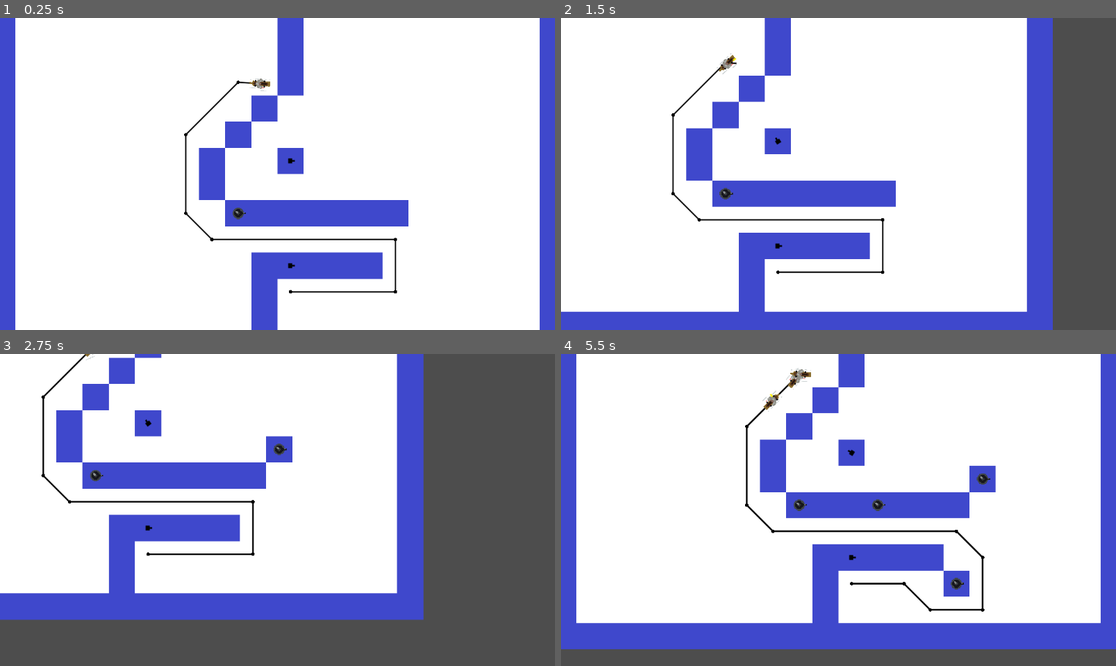
Above: before the commit, frames 1-4 (two rows, left to right).
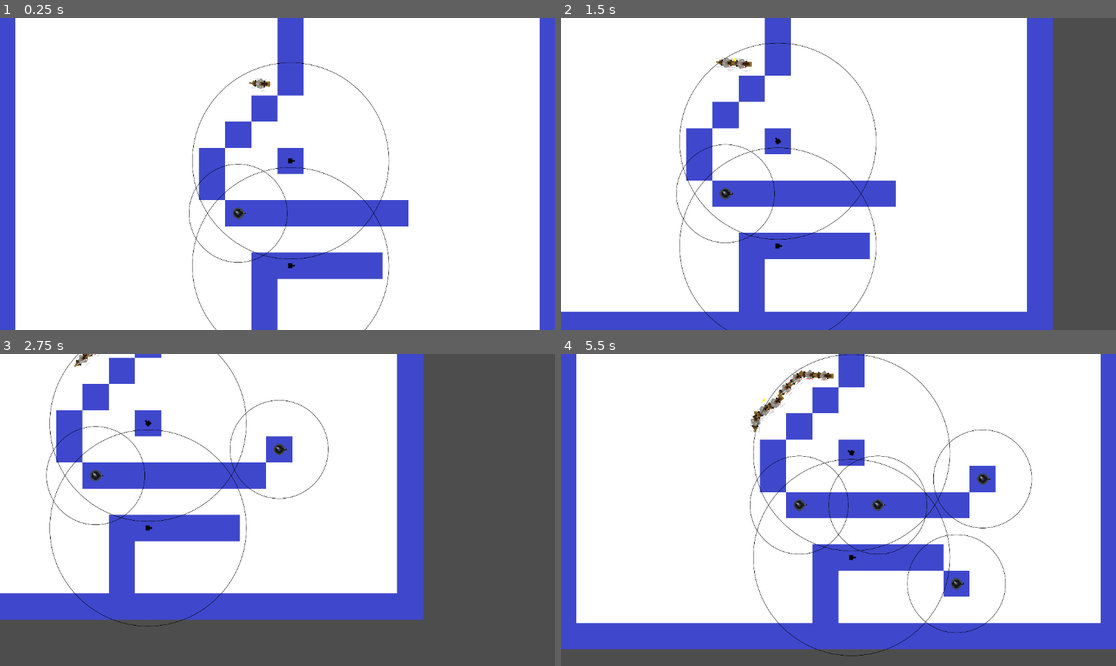
Above: after the commit, the same moments.

Repository: bartsides/TowerDefense
Game: Godot game, scene res://td.tscn
Two runs of this game, one before a commit and one after it. Both use one fixed random seed, a clock stepped at 60 frames per second and the inputs below.
Inputs (mouse positions are in pixels of both pictures, inside the frame that each line leads up to):
- Up to frame 1 (0.25 s): no input
- Up to frame 2 (1.5 s): move the mouse to (960, 158) at 0.52 s; hold D (move_right) 0.53-1.28 s; hold 1 (1) 0.53-1.28 s; tap 2 (2) at 0.8, 1.35 s; move the mouse to (727, 189) at 1.27 s; hold S (move_down) from 1.28 s (still down)
- Up to frame 3 (2.75 s): tap 3 (3) at 1.55 s; move the mouse to (333, 441) at 2.02 s; release S (move_down) at 2.03 s; hold D (move_right) from 2.03 s (still down); hold 3 (3) from 2.03 s (still down); click (333, 441) at 2.3 s
- Up to frame 4 (5.5 s): move the mouse to (810, 572) at 2.77 s; release D (move_right) at 2.78 s; release 3 (3) at 2.78 s; hold W (move_up) 2.78-3.53 s; click (810, 572) at 2.85 s; tap 1 (1) at 3.05 s; move the mouse to (1005, 556) at 3.52 s; hold 1 (1) 3.53-4.28 s; hold A (move_left) 3.53-5.03 s; tap 2 (2) at 3.8, 4.35 s; move the mouse to (672, 463) at 4.27 s; tap 3 (3) at 4.55 s; move the mouse to (866, 510) at 5.02 s; hold S (move_down) from 5.03 s (still down); hold 3 (3) from 5.03 s (still down); click (866, 510) at 5.3 s

The runs differ from the first frame. In frame 1, 1.3% of the frame differs, in the area x 33-72%, y 14-100%; in frame 2, 1.5%; in frame 3, 1.5%; in frame 4, 2.5%, in the area x 33-85%, y 0-97%.

Commit message:
Pathing enhancements
Enemies no longer backtrack to cell they are already on
Added turret range indicators

Diff:
--- a/Turrets/turret.gd
+++ b/Turrets/turret.gd
@@ -7,12 +7,14 @@
 @export var ATTACK_TIME = 1.0
 @export var DAMAGE = 3.0
 @export var BULLET_SPEED = 200.0
+@export var SHOW_RANGE = true
 
 var bullet_scene = preload("res://Turrets/Projectiles/bullet.tscn")
 var target_enemy : Enemy = null
 var coords
 var sprite : AnimatedSprite2D
 var ready_to_fire = false
+var range_thickness = .2
 
 enum AIM_STYLES { FIRST, LAST, CLOSEST, FURTHEST, STRONGEST, WEAKEST, FOCUS_FIRST, FOCUS_LAST }
 
@@ -95,3 +97,8 @@
 	$Bullets.add_child(bullet)
 	bullet.fire()
 	$AnimatedSprite2D.play("attack")
+
+func _draw():
+	if SHOW_RANGE:
+		draw_arc(Vector2.ZERO, ATTACK_RANGE, 0, 360, 100, Color.BLACK, range_thickness, true)
+		#draw_circle(position, ATTACK_RANGE, Color.AQUA)
--- a/enemy.gd
+++ b/enemy.gd
@@ -3,7 +3,7 @@
 class_name Enemy
 
 @export var SPEED = 20
-@export var DISTANCE_MARGIN = 3
+@export var DISTANCE_MARGIN = 2
 @export var TOTAL_HEALTH = 10
 
 var health_bar_thickness = 0.25
@@ -14,17 +14,18 @@
 var dead = false
 var number : int
 var half_cell_size
-var map
-var td
+var map : TileMap
+var td : TD
 var path : PackedVector2Array
 
 func is_enemy(): pass
 
 func _ready():
 	$AnimatedSprite2D.play()
+	$UpdateNavTimer.start()
 	td = get_node("/root/TD")
-	map = td.get_node("TileMap") as TileMap
-	half_cell_size = td.cell_size / 2
+	map = td.get_node("TileMap")
+	half_cell_size = td.cell_size / 2.0
 	update_nav()
 
 func _physics_process(delta):
@@ -39,16 +40,18 @@
 	draw_line(start, end, Color.RED, health_bar_thickness, true)
 
 func update_nav():
+	$UpdateNavTimer.stop()
 	var end = td.get_node("End") as Marker2D
 	var astar_grid = td.astar_grid as AStarGrid2D
 
 	var nav_start = map.local_to_map(position)
 	var nav_end = map.local_to_map(end.position)
 	path = astar_grid.get_point_path(nav_start, nav_end)
-	if len(path) > 0 && Vector2i(path[0]) == nav_start:
+	if len(path) > 0 && Vector2i(map.local_to_map(path[0])) == nav_start:
 		path.remove_at(0)
 	for i in range(0, len(path)):
 		path[i] = map.to_global(path[i]) + Vector2(half_cell_size, half_cell_size)
+	$UpdateNavTimer.start()
 
 func follow_path(delta):
 	if path.size() <= 0:
@@ -68,7 +71,7 @@
 func kill():
 	if dead: return
 	dead = true
-	get_node("/root/TD").enemy_killed(self)
+	td.enemy_killed(self)
 	# TODO: Consider emit_signal instead of getting TD node
 
 func take_damage(damage):
--- a/enemy.tscn
+++ b/enemy.tscn
@@ -6,36 +6,36 @@
 [sub_resource type="RectangleShape2D" id="RectangleShape2D_gtovr"]
 size = Vector2(8, 8)
 
-[sub_resource type="AtlasTexture" id="AtlasTexture_01gfo"]
+[sub_resource type="AtlasTexture" id="AtlasTexture_an376"]
 atlas = ExtResource("2_lmqaa")
-region = Rect2(0, 0, 32, 32)
+region = Rect2(0, 192, 32, 32)
 
-[sub_resource type="AtlasTexture" id="AtlasTexture_lbu31"]
+[sub_resource type="AtlasTexture" id="AtlasTexture_aom1d"]
 atlas = ExtResource("2_lmqaa")
-region = Rect2(32, 0, 32, 32)
+region = Rect2(0, 160, 32, 32)
 
-[sub_resource type="AtlasTexture" id="AtlasTexture_eym87"]
+[sub_resource type="AtlasTexture" id="AtlasTexture_s8j4h"]
 atlas = ExtResource("2_lmqaa")
-region = Rect2(64, 0, 32, 32)
+region = Rect2(0, 128, 32, 32)
 
-[sub_resource type="AtlasTexture" id="AtlasTexture_pvns6"]
+[sub_resource type="AtlasTexture" id="AtlasTexture_50lv4"]
 atlas = ExtResource("2_lmqaa")
-region = Rect2(96, 0, 32, 32)
+region = Rect2(0, 96, 32, 32)
 
 [sub_resource type="SpriteFrames" id="SpriteFrames_es73f"]
 animations = [{
 "frames": [{
 "duration": 1.0,
-"texture": SubResource("AtlasTexture_01gfo")
+"texture": SubResource("AtlasTexture_an376")
 }, {
 "duration": 1.0,
-"texture": SubResource("AtlasTexture_lbu31")
+"texture": SubResource("AtlasTexture_aom1d")
 }, {
 "duration": 1.0,
-"texture": SubResource("AtlasTexture_eym87")
+"texture": SubResource("AtlasTexture_s8j4h")
 }, {
 "duration": 1.0,
-"texture": SubResource("AtlasTexture_pvns6")
+"texture": SubResource("AtlasTexture_50lv4")
 }],
 "loop": true,
 "name": &"default",
@@ -51,5 +51,9 @@
 
 [node name="AnimatedSprite2D" type="AnimatedSprite2D" parent="."]
 texture_filter = 3
-rotation = -1.5708
 sprite_frames = SubResource("SpriteFrames_es73f")
+
+[node name="UpdateNavTimer" type="Timer" parent="."]
+wait_time = 4.0
+
+[connection signal="timeout" from="UpdateNavTimer" to="." method="update_nav"]
--- a/td.gd
+++ b/td.gd
@@ -4,7 +4,7 @@
 
 const REGION_SIZE = 1024
 const PATH_WIDTH = .7
-const SHOW_PATHS = true
+const SHOW_PATHS = false
 
 var cell_size = 16
 var path_color = Color.BLACK
@@ -107,32 +107,36 @@
 		var new_val = 1
 		if tile_source == 1:
 			new_val = 0
-		if new_val == TILEMAP_SOURCES.WALL && !can_navigate_with_change(coords, TILEMAP_LAYERS.MAZE, TILEMAP_SOURCES.WALL, Vector2i.ZERO):
+		if new_val == TILEMAP_SOURCES.WALL && !can_navigate_with_change(coords, TILEMAP_LAYERS.MAZE, TILEMAP_SOURCES.WALL):
 			return
 		map.set_cell(TILEMAP_LAYERS.MAZE, coords, new_val, Vector2i(0,0))
 		update_nav()
 
 	if mouse_mode == MOUSE_MODE.TURRET || mouse_mode == MOUSE_MODE.CANNON:
-		if !can_navigate_with_change(coords, TILEMAP_LAYERS.MAZE, TILEMAP_SOURCES.WALL, Vector2i.ZERO):
+		if !can_navigate_with_change(coords, TILEMAP_LAYERS.MAZE, TILEMAP_SOURCES.WALL):
 			return
 
 		# set base tilemap layer as a wall
 		map.set_cell(TILEMAP_LAYERS.MAZE, coords, TILEMAP_SOURCES.WALL, Vector2i.ZERO)
-		var t : Turret
-		if mouse_mode == MOUSE_MODE.TURRET:
-			t = turretScene.instantiate()
-		elif mouse_mode == MOUSE_MODE.CANNON:
-			t = cannonScene.instantiate()
-		t.coords = coords
-		t.position = map.map_to_local(coords)
-		$Turrets.add_child(t)
+		var t : Turret = get_selected_turret_scene()
+		if t != null:
+			t.coords = coords
+			t.position = map.map_to_local(coords)
+			$Turrets.add_child(t)
 		update_nav()
 
-func can_navigate_with_change(coords : Vector2, layer, source, atlas_coords : Vector2):
+func get_selected_turret_scene() -> Turret:
+	if mouse_mode == MOUSE_MODE.TURRET:
+		return turretScene.instantiate()
+	if mouse_mode == MOUSE_MODE.CANNON:
+		return cannonScene.instantiate()
+	push_error('Unable to determine selected turret scene from mouse mode $s.' % mouse_mode)
+	return null
+
+func can_navigate_with_change(coords : Vector2, layer, source) -> bool:
 	var orig_source = map.get_cell_source_id(layer, coords)
-	var orig_atlas_coords = map.get_cell_atlas_coords(layer, coords)
 
-	var cell_pos = Vector2i(coords.x, coords.y)
+	var cell_pos = Vector2i(int(coords.x), int(coords.y))
 	astar_grid.set_point_solid(cell_pos, source == TILEMAP_SOURCES.WALL)
 
 	var nav_start = map.local_to_map($Start.position)
--- a/td.tscn
+++ b/td.tscn
@@ -54,7 +54,7 @@
 [node name="Timers" type="Node2D" parent="."]
 
 [node name="SpawnTimer" type="Timer" parent="Timers"]
-wait_time = 2.0
+wait_time = 0.9
 
 [node name="DrawPathsTimer" type="Timer" parent="Timers"]
 
Binary file changed: assets/Shipsheet.png
